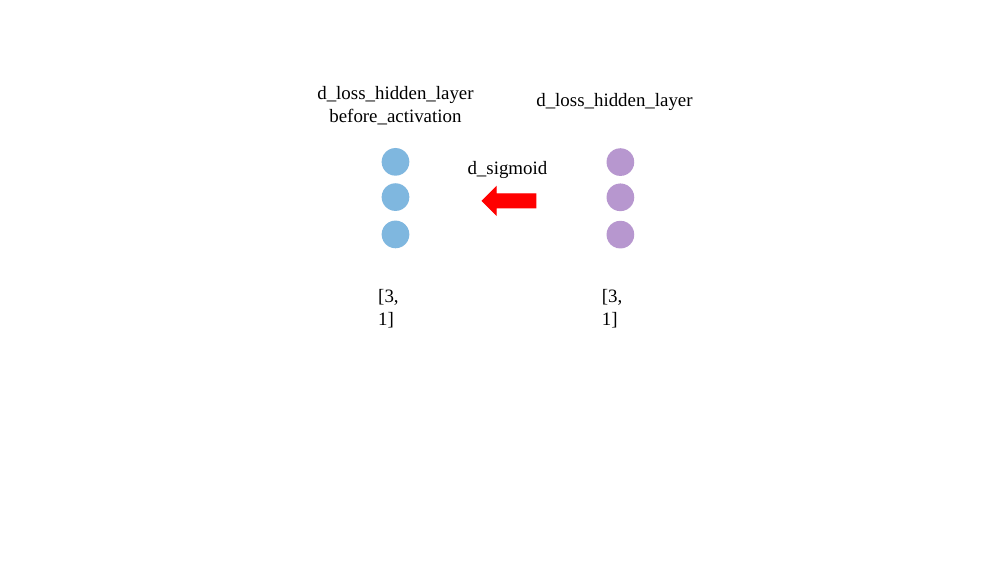
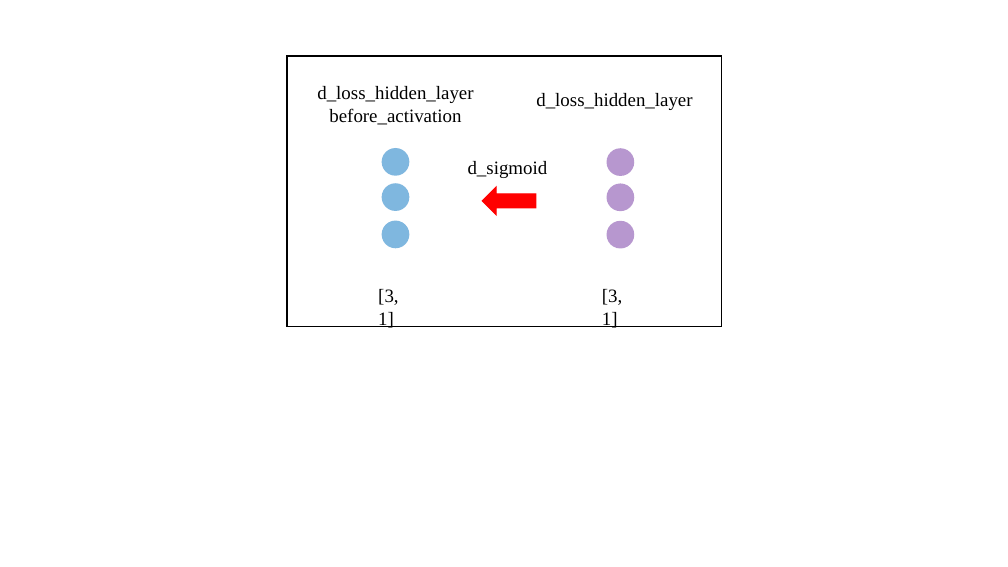
Before and after one commit to gmlyytt-YANG/img-repo, a slide deck: slide 7 of pictures.pptx. Drawn at 1008x567 pixels with LibreOffice and Linux fonts; fonts in the diff are those of the drawing. Boxes give left, top, right and bottom in pixels: in the first picture for what was removed or moved away, otherwise in the second. Text is boxed around its words. In the diff, an @@ line names an element or a change of style, - is before the commit and + after.

```diff
--- a/pictures.pptx
+++ b/pictures.pptx
@@ rectangle added at [287, 56, 722, 327], outline #000000 1.5 pt @@
```
Also in this commit, not shown: 1 other slide changed, 3 other files.
